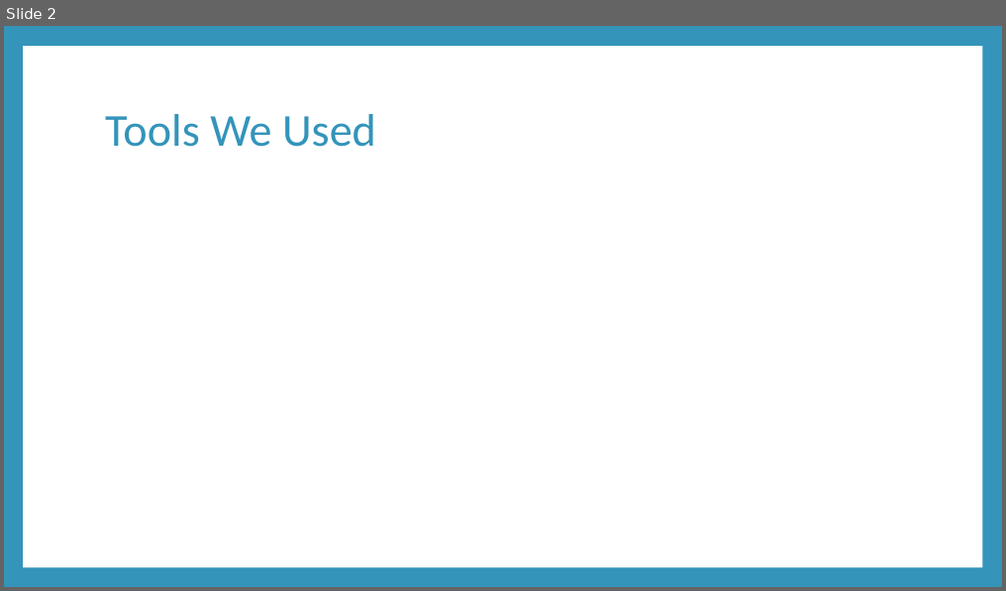
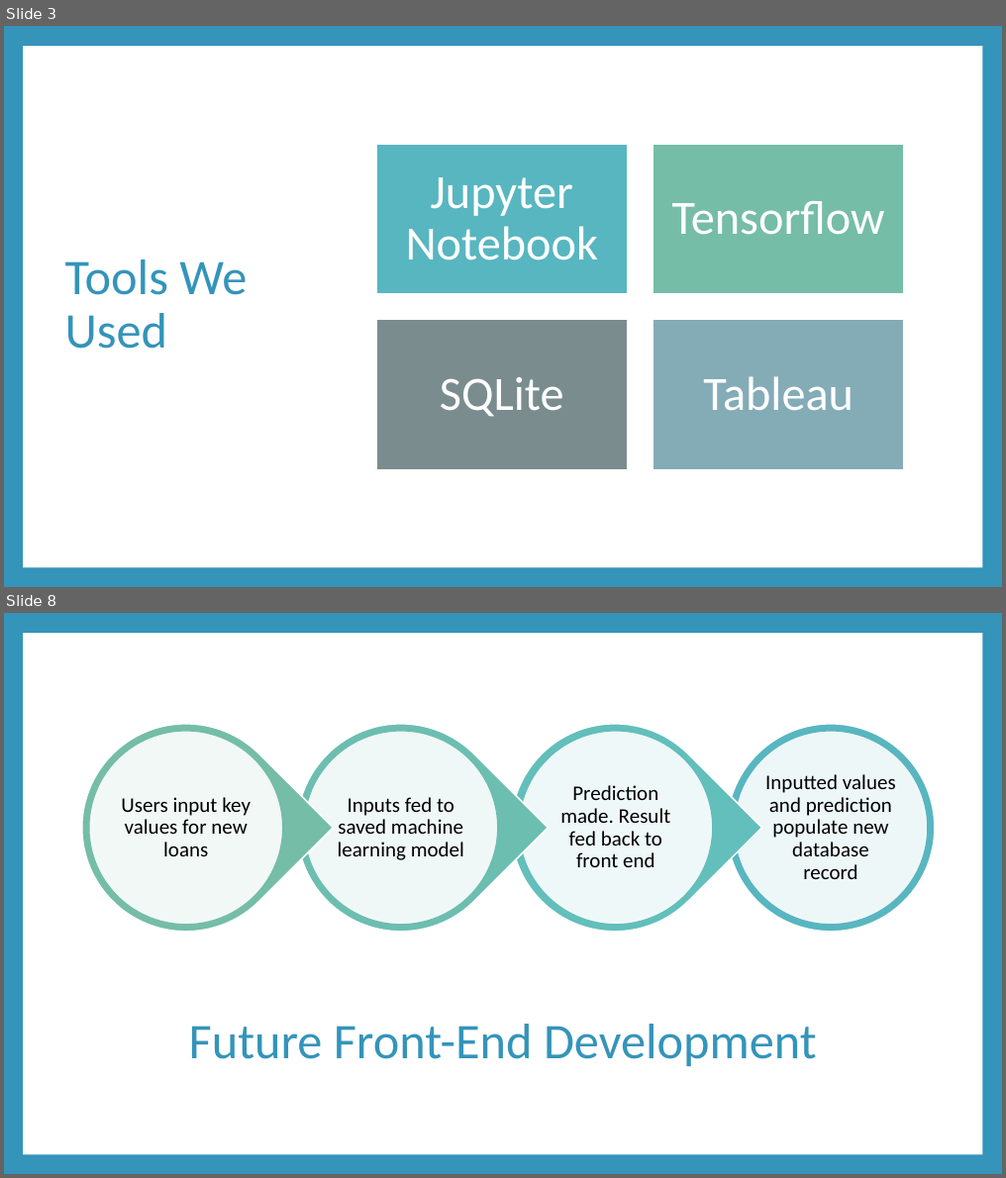
Before and after one commit to petersmyers/Project3byDefault, a slide deck: Project 3 Presentation.pptx. Shown one above the other, each under a label of ours: slide 2 before the commit, slides 3 and 8 after it; the slides between them are not shown. The pictures are 1006x591 and 1006x1178 pixels, drawn with LibreOffice and Linux fonts; fonts in the diff are those of the drawing. Boxes give left, top, right and bottom in pixels: in the first picture for what was removed or moved away, otherwise in the second. Text is boxed around its words. In the diff, an @@ line names an element or a change of style, - is before the commit and + after.

Commit message:
adding updates to ppt presentation. still need tableau link in final slide

```diff
--- a/Project 3 Presentation.pptx
+++ b/Project 3 Presentation.pptx
@@ slide 8 added at (4,613,1002,1174), background #3494BA; not listed: 1 template element that a slide beside it also shows @@
@@ group added at (39,680,936,975): 5 ellipses, 4 texts, 3 teardrops @@
+Inputted values and prediction populate new database record
+Prediction made. Result fed back to front end
+Inputs fed to saved machine learning model
+Users input key values for new loans
@@ title added at (189,1024,817,1066), 48 pt, text #3494BA @@
+Future Front-End Development
@@ what was slide 2 is now slide 3 @@
@@ slide 3 changed as well @@
@@ title "Tools We Used": place and size @@
-title "Tools We Used" at (105,114,376,147)
+title "Tools We Used" at (65,260,247,349)
@@ title "Tools We Used" at (65,260,247,349): size 44 to 48 pt @@
@@ group added at (376,144,905,471): 4 rectangles, 4 texts @@
+Jupyter Notebook
+Tensorflow
+SQLite
+Tableau
```
Also in this commit, not shown: 4 other slides changed, 3 other slides added, 4 slides removed.
